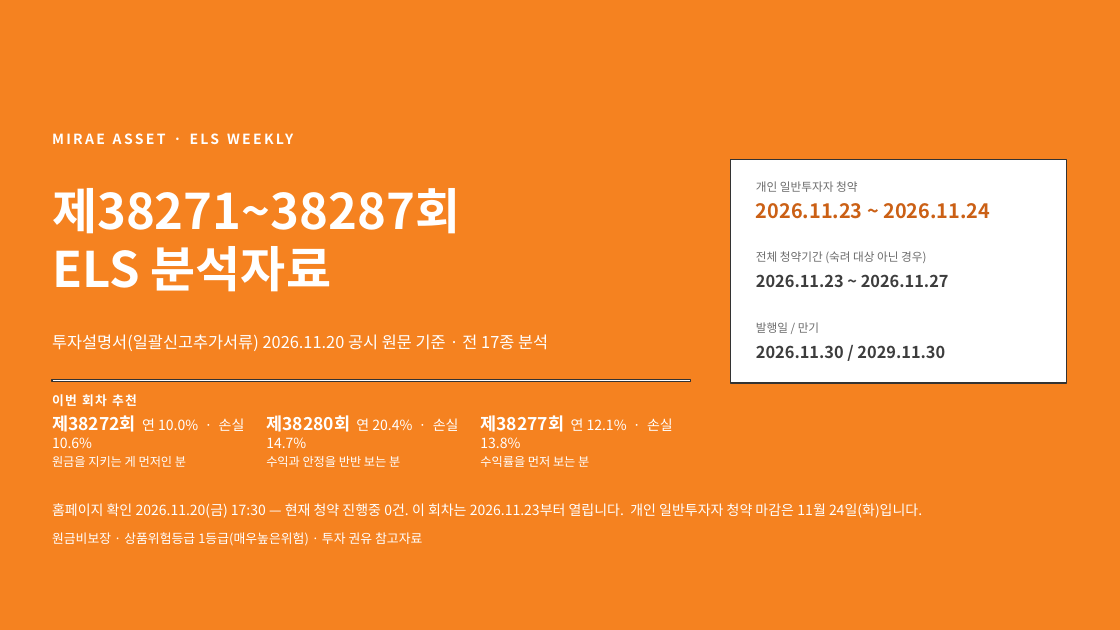
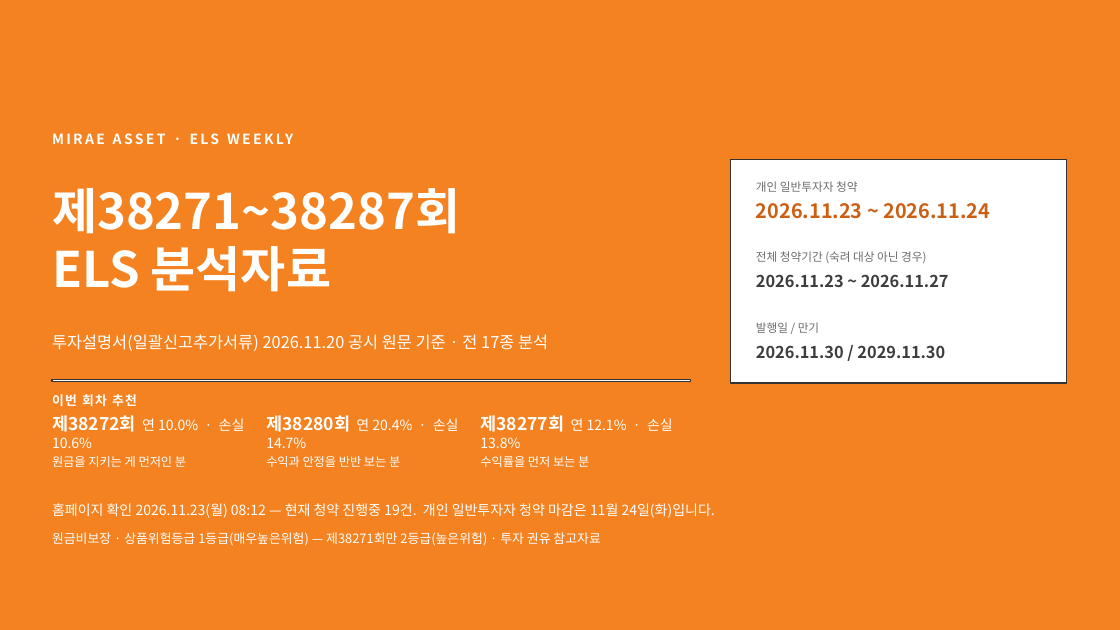
Before and after one commit to hanaroline/work_1, a slide deck: slide 1 of els-analysis-deck.pptx. Drawn at 1120x630 pixels with LibreOffice and Linux fonts; fonts in the diff are those of the drawing. Boxes give left, top, right and bottom in pixels: in the first picture for what was removed or moved away, otherwise in the second. Text is boxed around its words. In the diff, an @@ line names an element or a change of style, - is before the commit and + after.

```diff
--- a/els-analysis-deck.pptx
+++ b/els-analysis-deck.pptx
@@ text at [52,503,715,518]: text changed @@
-홈페이지 확인 2026.11.20(금) 17:30 — 현재 청약 진행중 0건. 이 회차는 2026.11.23부터 열립니다. 개인 일반투자자 청약 마감은 11월 24일(화)입니다.
+홈페이지 확인 2026.11.23(월) 08:12 — 현재 청약 진행중 19건. 개인 일반투자자 청약 마감은 11월 24일(화)입니다.
@@ text at [52,532,600,546]: text changed @@
-원금비보장 · 상품위험등급 1등급(매우높은위험) · 투자 권유 참고자료
+원금비보장 · 상품위험등급 1등급(매우높은위험) — 제38271회만 2등급(높은위험) · 투자 권유 참고자료
```
Also in this commit, not shown: 2 other slides changed, 20 other files.
